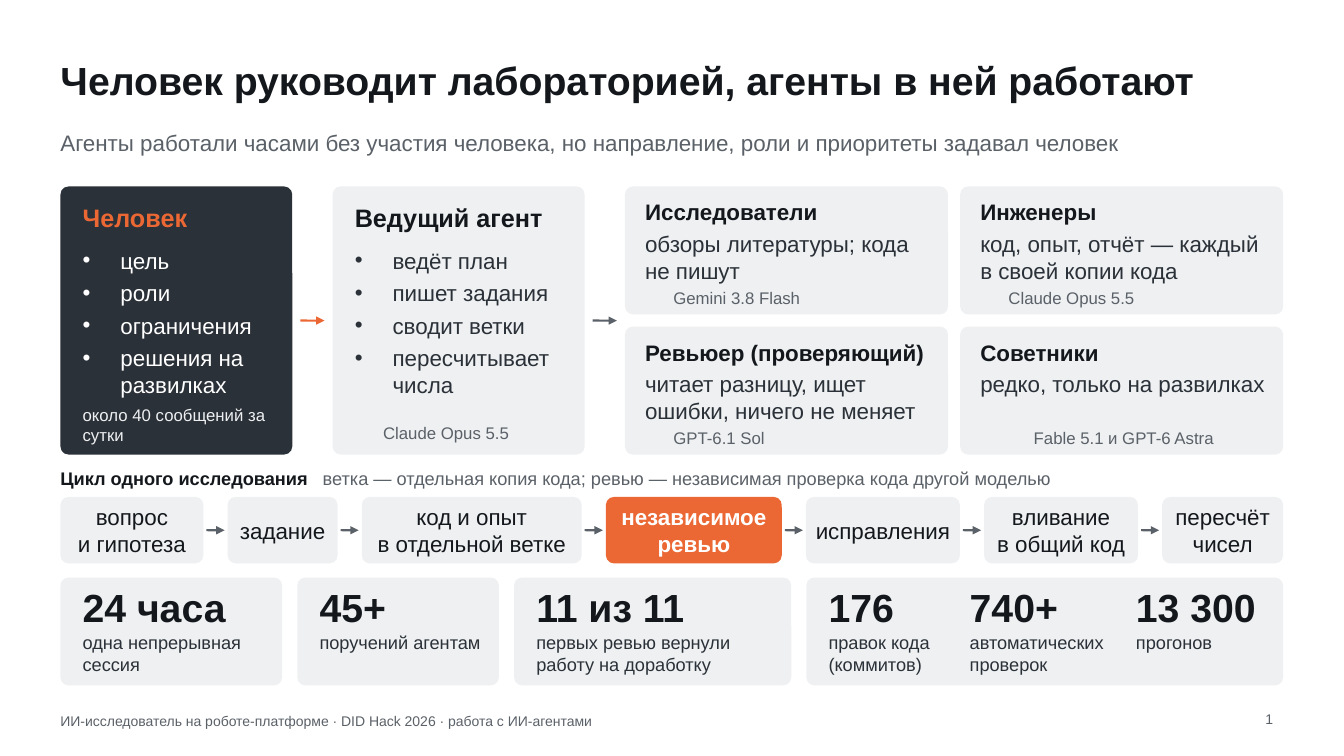
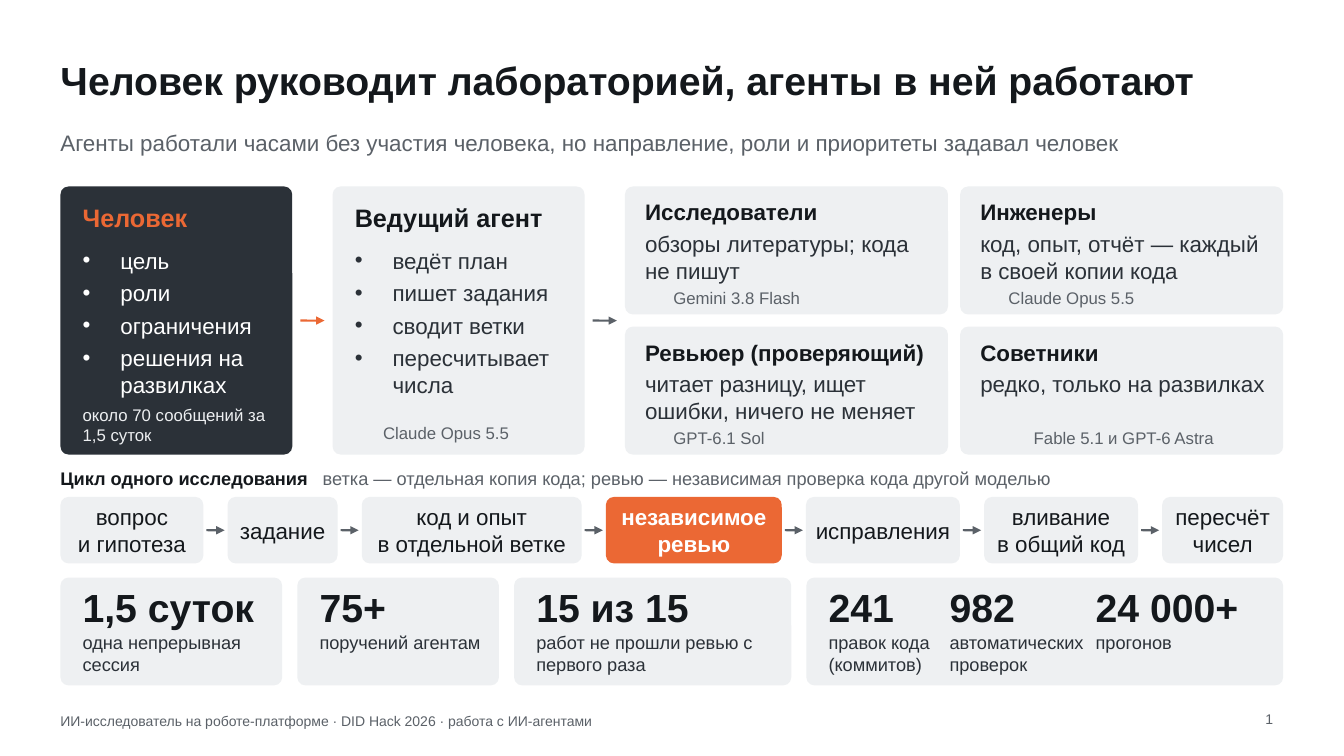
Before and after one commit to Mput13/did-hack, a slide deck: slide 1 of presentation/ai_process.pptx. Drawn at 1344x756 pixels with LibreOffice and Linux fonts; fonts in the diff are those of the drawing; background and template pictures are left out. Boxes give left, top, right and bottom in pixels: in the first picture for what was removed or moved away, otherwise in the second. Text is boxed around its words. In the diff, an @@ line names an element or a change of style, - is before the commit and + after.

```diff
--- a/presentation/ai_process.pptx
+++ b/presentation/ai_process.pptx
@@ text at (83,408,265,445): text changed @@
-около 40 сообщений за сутки
+около 70 сообщений за 1,5 суток
@@ text at (83,595,254,630): text changed @@
-24 часа
+1,5 суток
@@ text at (320,595,386,623): text changed @@
-45+
+75+
@@ text at (536,595,689,623): text changed @@
-11 из 11
+15 из 15
@@ text at (829,594,894,622): text changed @@
-176
+241
@@ text at (950,594,1015,623): text changed @@
-740+
+982
@@ text at (1096,594,1238,623): text changed @@
-13 300
+24 000+
@@ text at (536,635,752,675): text changed @@
-первых ревью вернули работу на доработку
+работ не прошли ревью с первого раза
@@ text "автоматических проверок": place and size @@
-text "автоматических проверок" at (970,639,1104,675)
+text "автоматических проверок" at (950,639,1084,675)
@@ text "прогонов": place and size @@
-text "прогонов" at (1136,639,1212,653)
+text "прогонов" at (1096,639,1172,653)
```
Also in this commit, not shown: 1 other slide changed, 6 other files.
